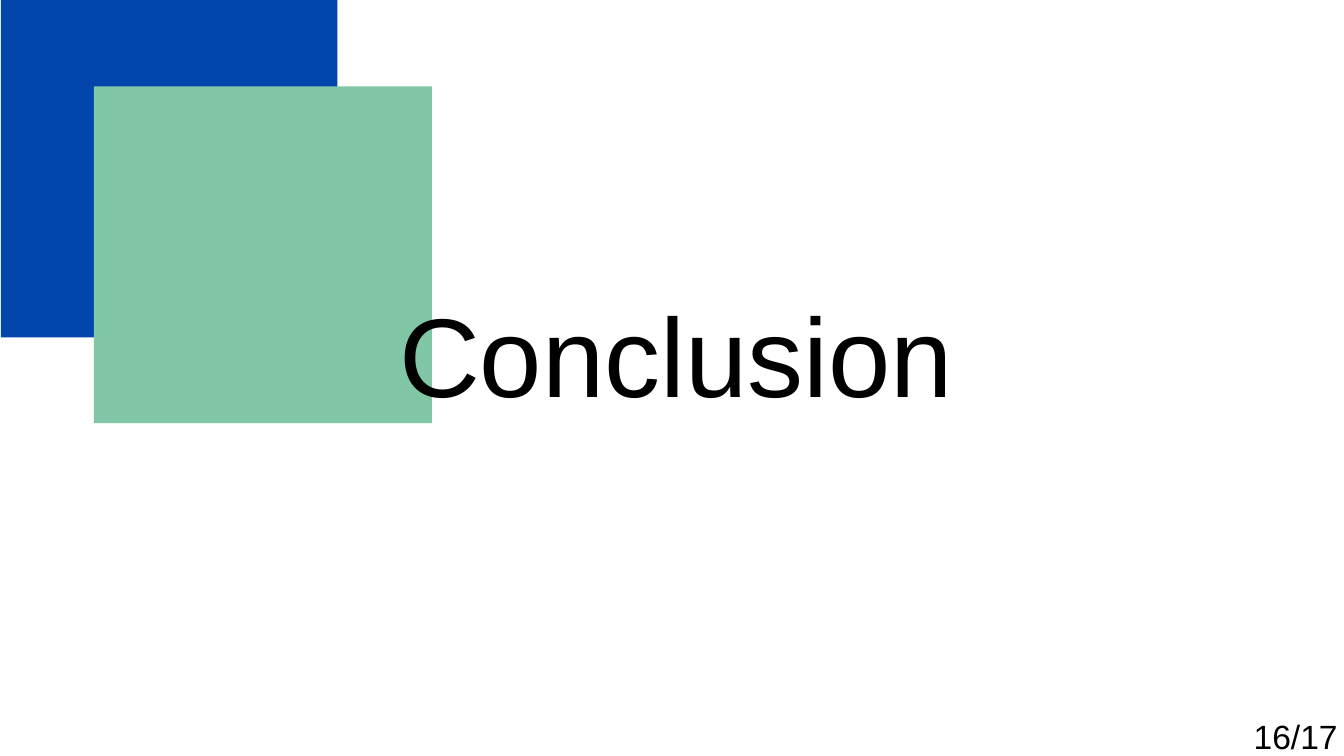
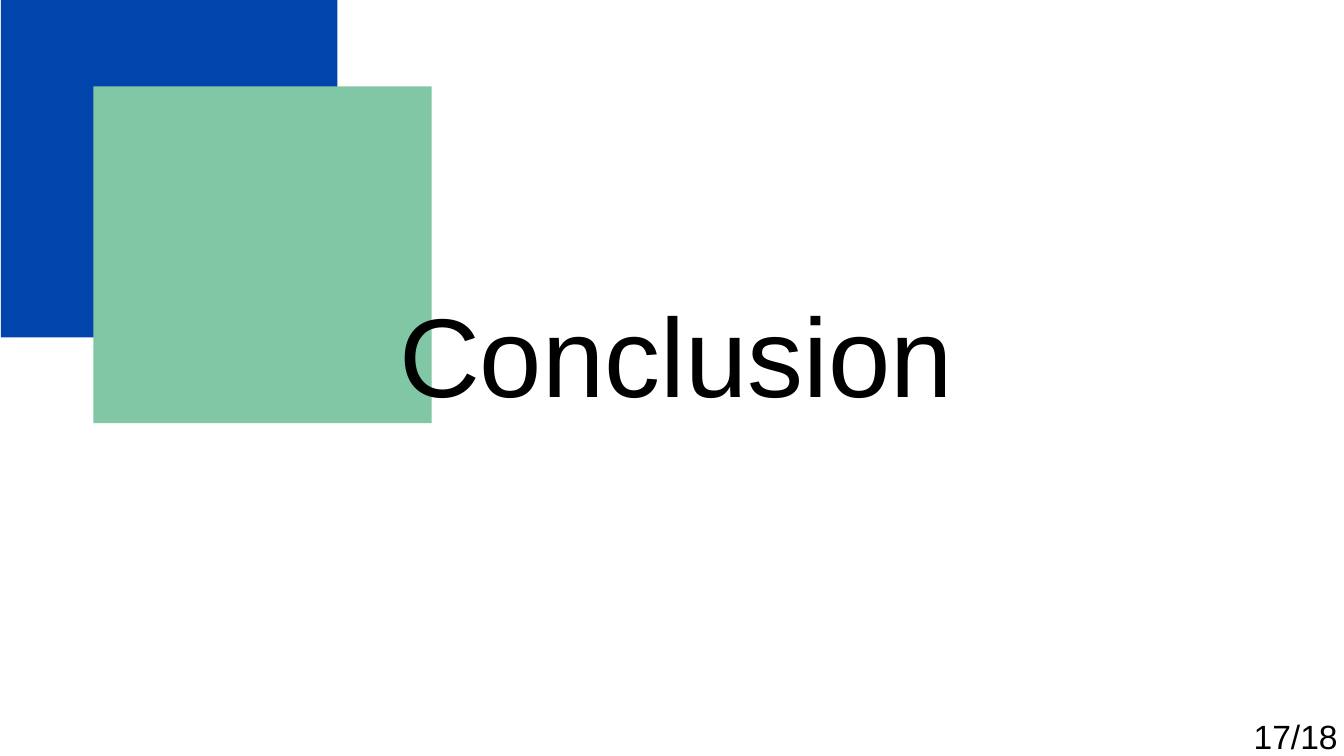
Before and after one commit to Florian-Biggio/Events-with-RAG, a slide deck: slide 17 of Biggio_Florian_1_presentation_052025.odp (slide 18 before the commit). Drawn at 1344x756 pixels with LibreOffice and Linux fonts; fonts in the diff are those of the drawing. Boxes give left, top, right and bottom in pixels: in the first picture for what was removed or moved away, otherwise in the second. Text is boxed around its words. In the diff, an @@ line names an element or a change of style, - is before the commit and + after.

```diff
--- a/Biggio_Florian_1_presentation_052025.odp
+++ b/Biggio_Florian_1_presentation_052025.odp
@@ text at (1254, 724, 1338, 750): text changed @@
-16/17
+17/18
```
Also in this commit, not shown: 6 other slides changed, 11 slides added, 12 slides removed, 25 other files.
